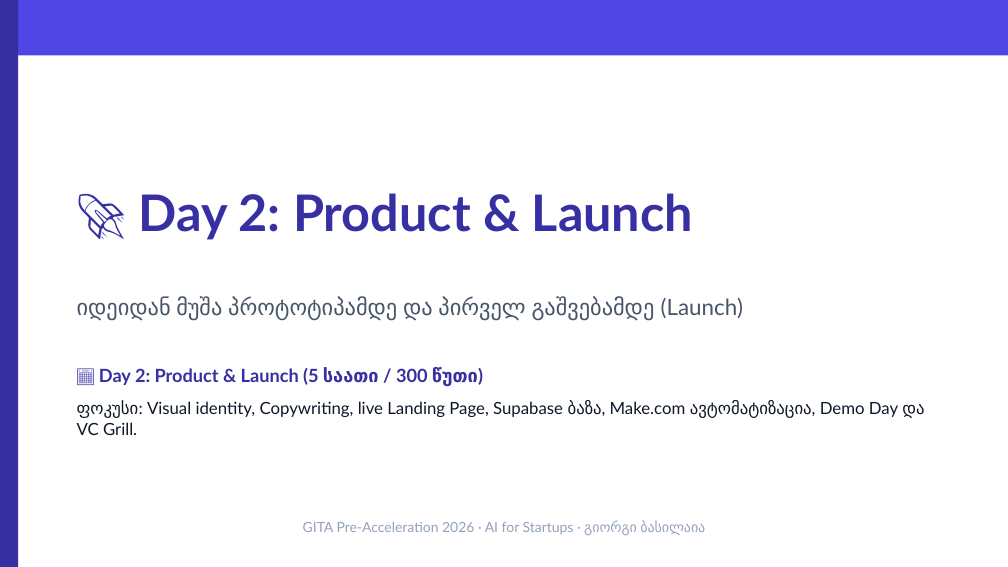
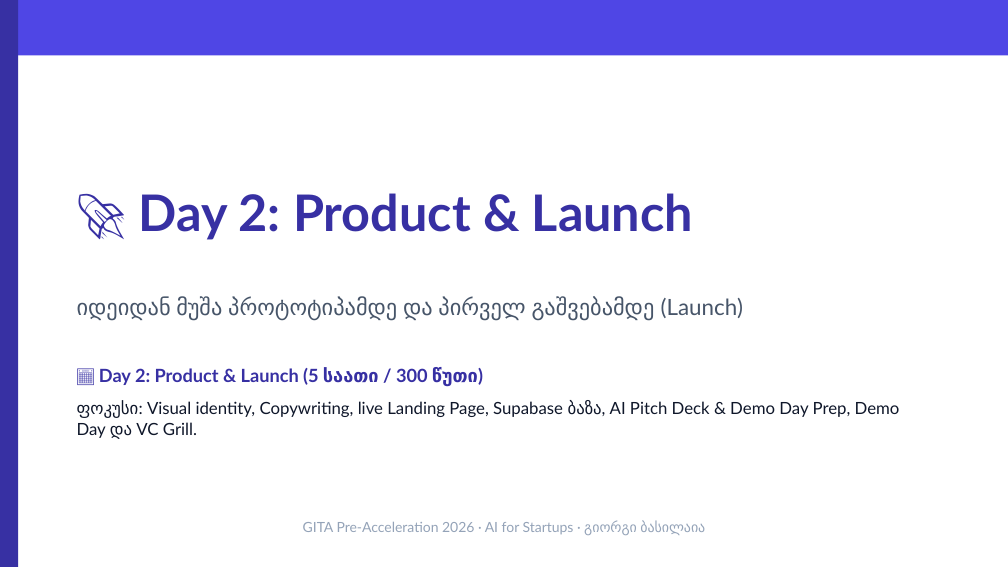
Before and after one commit to basilaia123/ai2026, a slide deck: slide 1 of GITA/Pre-Acceleration/2026-5h-AI-for-Startups/day2-slides.pptx. Drawn at 1008x567 pixels with LibreOffice and Linux fonts; fonts in the diff are those of the drawing. Boxes give left, top, right and bottom in pixels: in the first picture for what was removed or moved away, otherwise in the second. Text is boxed around its words. In the diff, an @@ line names an element or a change of style, - is before the commit and + after.

```diff
--- a/GITA/Pre-Acceleration/2026-5h-AI-for-Startups/day2-slides.pptx
+++ b/GITA/Pre-Acceleration/2026-5h-AI-for-Startups/day2-slides.pptx
@@ text at (77,401,900,439): text changed @@
-ფოკუსი: Visual identity, Copywriting, live Landing Page, Supabase ბაზა, Make.com ავტომატიზაცია, Demo Day და VC Grill.
+ფოკუსი: Visual identity, Copywriting, live Landing Page, Supabase ბაზა, AI Pitch Deck & Demo Day Prep, Demo Day და VC Grill.
```
Also in this commit, not shown: 6 other slides changed, 4 slides added, 4 slides removed, 52 other files.
